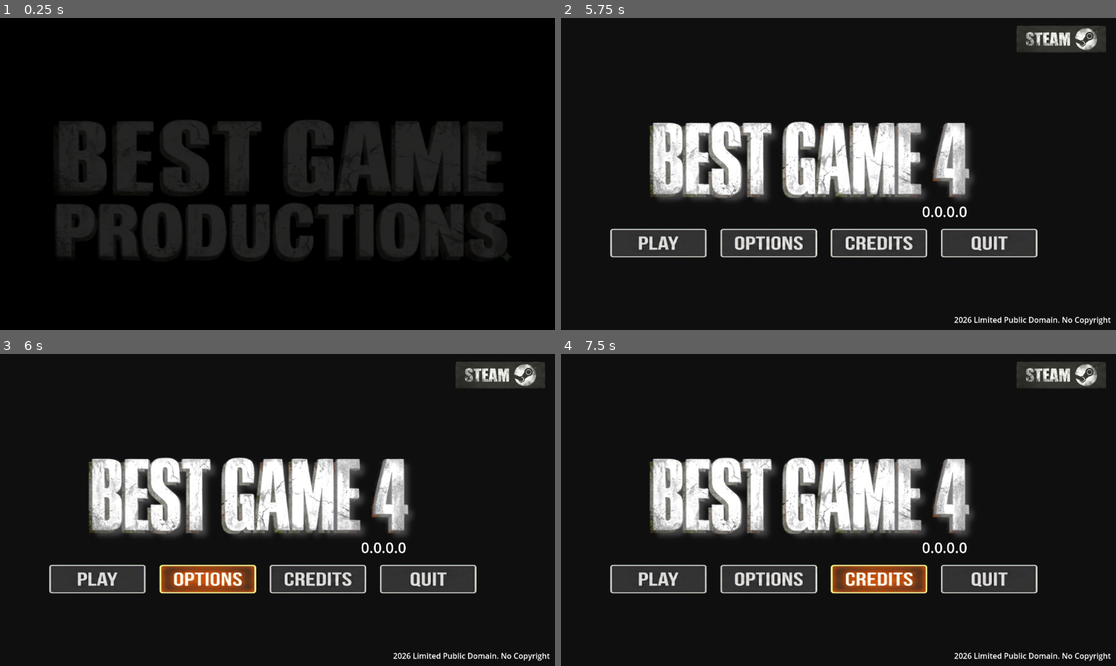
Above: before the commit, frames 1-4 (two rows, left to right).
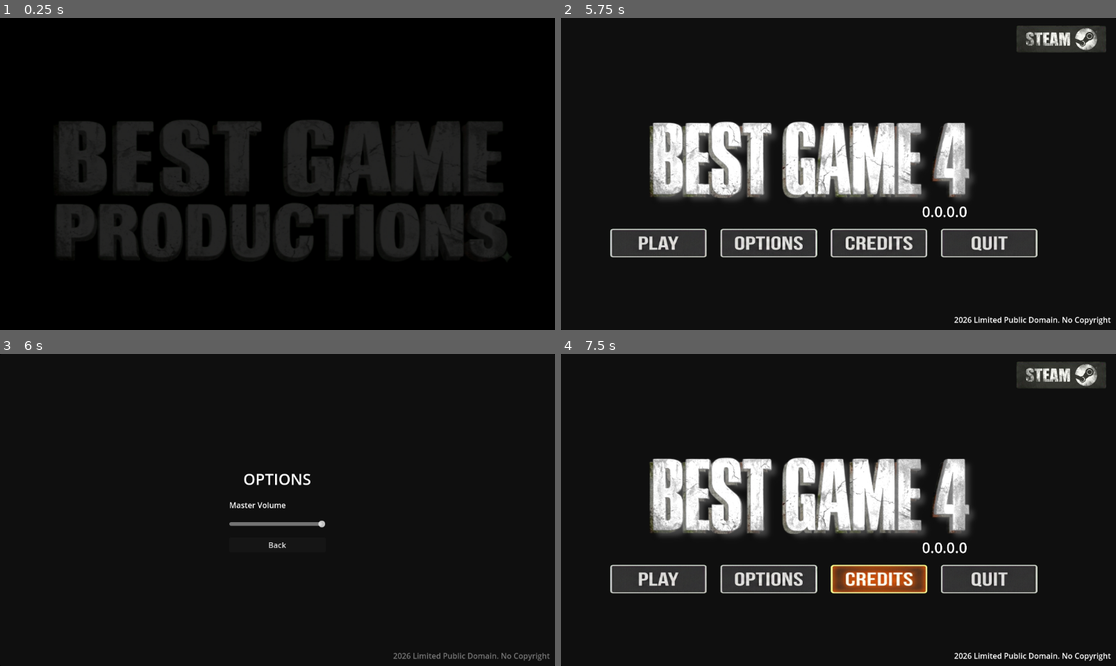
Above: after the commit, the same moments.

Repository: BoQsc/best-game-4-main-menu
Game: Godot game, scene res://node_2d.tscn
Same seed, same stepped clock (60 frames per second), same inputs: the game is played once before the commit and once after it. Video files are missing from this copy of the repository; at most half a second of black plays in their place.
Inputs (mouse positions are in pixels of both pictures, inside the frame that each line leads up to):
- Up to frame 1 (0.25 s): no input
- Up to frame 2 (5.75 s): click (1060, 39) at 0.52 s; click (766, 242) at 1.25 s; click (877, 242) at 2 s; click (988, 242) at 2.75 s; click (660, 242) at 3.52 s; click "0.0.0.0" at 4.25 s; click "0.0.0.0" at 5 s
- Up to frame 3 (6 s): click (205, 578) at 5.75 s
- Up to frame 4 (7.5 s): click (838, 544) at 6.5 s, where only the run after the commit has a clickable "Back"; click (877, 578) at 7.25 s

Frames 1-2 are identical in both runs. In frame 3, 20% of the frame differs, in the area x 8-99%, y 2-99%; in frame 4, nothing differs.

Commit message:
Add options menu

Diff:
--- a/main_menu.gd
+++ b/main_menu.gd
@@ -2,20 +2,53 @@
 
 @onready var click_sound = $ClickSoundPlayer
 
+# Preload the options menu scene
+var options_scene = preload("res://options_menu.tscn")
+
+# Define button paths
+@onready var steam_btn = $MainMenu/MarginContainer/TextureButton
+@onready var play_btn = $MainMenu/TextureButton5/HBoxContainer/MarginContainer/TextureButton
+@onready var options_btn = $MainMenu/TextureButton5/HBoxContainer/MarginContainer2/TextureButton2
+@onready var credits_btn = $MainMenu/TextureButton5/HBoxContainer/MarginContainer3/TextureButton3
+@onready var quit_btn = $MainMenu/TextureButton5/HBoxContainer/MarginContainer4/TextureButton4
+@onready var main_menu_container = $MainMenu
+
 func _ready():
-	# Connect all buttons to the click sound
-	var buttons = [
-		$MainMenu/MarginContainer/TextureButton,
-		$MainMenu/TextureButton5/HBoxContainer/MarginContainer/TextureButton,
-		$MainMenu/TextureButton5/HBoxContainer/MarginContainer2/TextureButton2,
-		$MainMenu/TextureButton5/HBoxContainer/MarginContainer3/TextureButton3,
-		$MainMenu/TextureButton5/HBoxContainer/MarginContainer4/TextureButton4
-	]
+	# Connect buttons to their specific functions
+	if play_btn:
+		play_btn.pressed.connect(_on_play_pressed)
+	if options_btn:
+		options_btn.pressed.connect(_on_options_pressed)
+	if quit_btn:
+		quit_btn.pressed.connect(_on_quit_pressed)
 
+	# Connect all buttons to sound effect
+	var buttons = [steam_btn, play_btn, options_btn, credits_btn, quit_btn]
 	for btn in buttons:
 		if btn:
-			btn.pressed.connect(_on_button_pressed)
+			btn.pressed.connect(_play_click_sound)
 
-func _on_button_pressed():
+func _play_click_sound():
 	if click_sound:
 		click_sound.play()
+
+func _on_play_pressed():
+	print("Play pressed! - Add scene change logic here")
+	# Example: get_tree().change_scene_to_file("res://game_scene.tscn")
+
+func _on_options_pressed():
+	var options_instance = options_scene.instantiate()
+	add_child(options_instance)
+
+	# Listen for when the back button is pressed in the options menu
+	options_instance.back_pressed.connect(_on_options_closed)
+
+	# Hide the main menu while options are open
+	main_menu_container.visible = false
+
+func _on_options_closed():
+	# Show the main menu again
+	main_menu_container.visible = true
+
+func _on_quit_pressed():
+	get_tree().quit()
--- /dev/null
+++ b/options_menu.gd
@@ -0,0 +1,8 @@
+extends Control
+
+signal back_pressed
+
+func _on_back_button_pressed():
+	# Emit a signal so the Main Menu knows to hide this and show itself again
+	back_pressed.emit()
+	queue_free() # Remove the options menu
--- /dev/null
+++ b/options_menu.tscn
@@ -0,0 +1,55 @@
+[gd_scene load_steps=2 format=3 uid="uid://b8j2q4y501x3n"]
+
+[ext_resource type="Script" path="res://options_menu.gd" id="1_script"]
+
+[node name="OptionsMenu" type="Control"]
+layout_mode = 3
+anchors_preset = 15
+anchor_right = 1.0
+anchor_bottom = 1.0
+grow_horizontal = 2
+grow_vertical = 2
+script = ExtResource("1_script")
+
+[node name="Panel" type="Panel" parent="."]
+layout_mode = 1
+anchors_preset = 15
+anchor_right = 1.0
+anchor_bottom = 1.0
+grow_horizontal = 2
+grow_vertical = 2
+
+[node name="VBoxContainer" type="VBoxContainer" parent="Panel"]
+layout_mode = 1
+anchors_preset = 8
+anchor_left = 0.5
+anchor_top = 0.5
+anchor_right = 0.5
+anchor_bottom = 0.5
+offset_left = -100.0
+offset_top = -50.0
+offset_right = 100.0
+offset_bottom = 50.0
+grow_horizontal = 2
+grow_vertical = 2
+theme_override_constants/separation = 20
+
+[node name="Label" type="Label" parent="Panel/VBoxContainer"]
+layout_mode = 2
+theme_override_font_sizes/font_size = 32
+text = "OPTIONS"
+horizontal_alignment = 1
+
+[node name="VolumeLabel" type="Label" parent="Panel/VBoxContainer"]
+layout_mode = 2
+text = "Master Volume"
+
+[node name="HSlider" type="HSlider" parent="Panel/VBoxContainer"]
+layout_mode = 2
+value = 100.0
+
+[node name="BackButton" type="Button" parent="Panel/VBoxContainer"]
+layout_mode = 2
+text = "Back"
+
+[connection signal="pressed" from="Panel/VBoxContainer/BackButton" to="." method="_on_back_button_pressed"]
Not shown, added: options_menu.gd.uid
